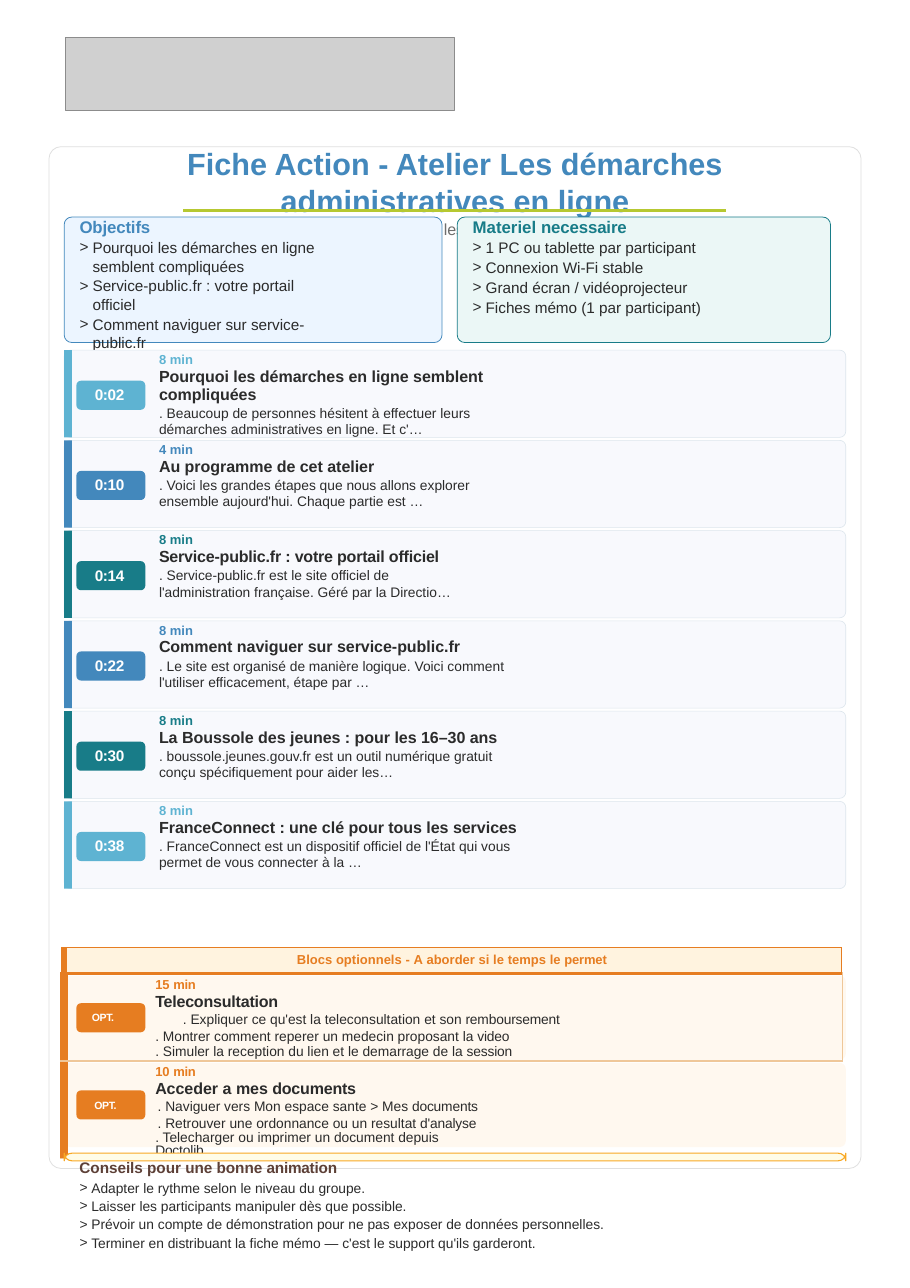
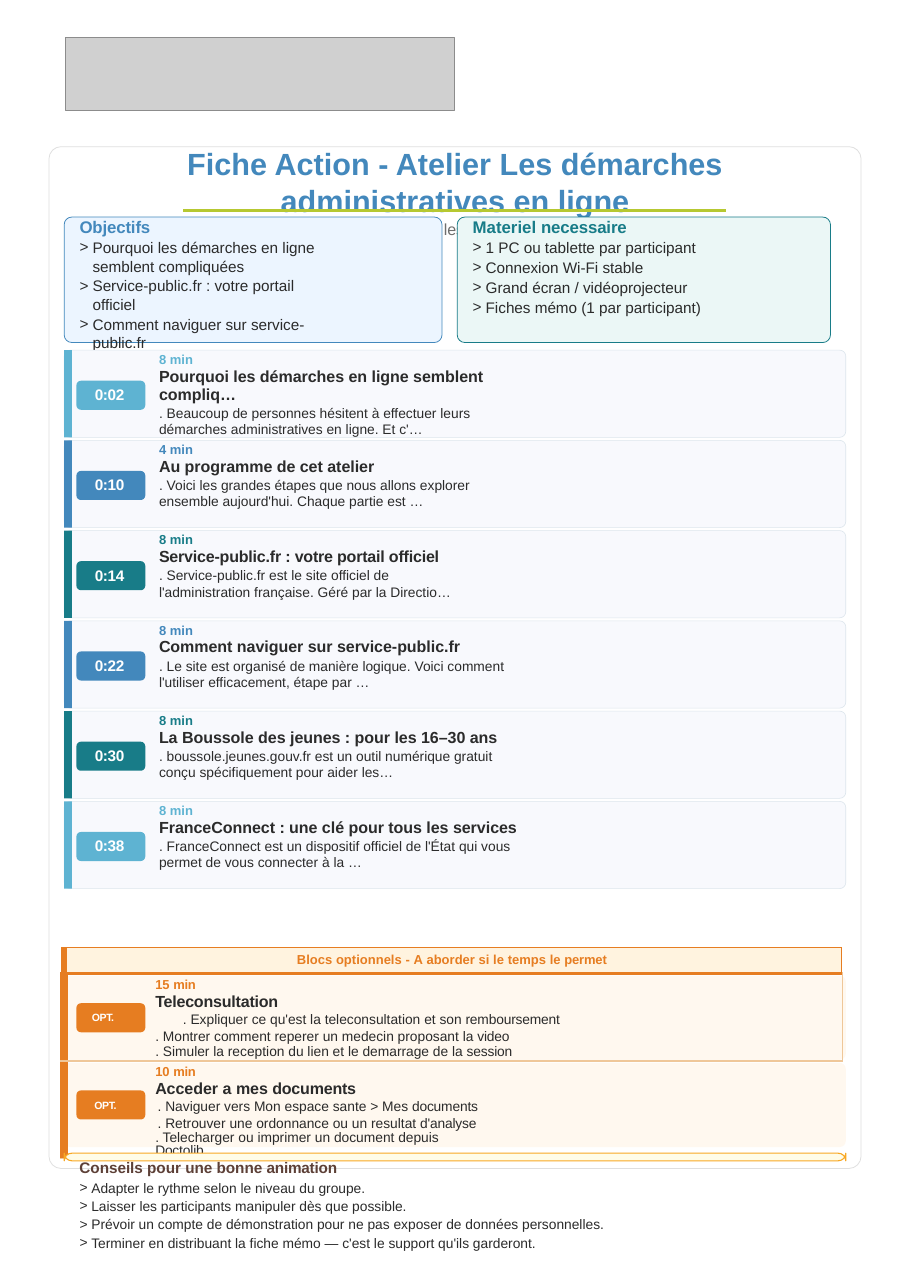
Before and after one commit to maswaddpt47-cmyk/REP_PEDA, a slide deck: slide 1 of assets/fiches/B4-fiche.pptx. Drawn at 910x1288 pixels with LibreOffice and Linux fonts; fonts in the diff are those of the drawing; grey boxes stand for pictures; background and template pictures are left out. Boxes give left, top, right and bottom in pixels: in the first picture for what was removed or moved away, otherwise in the second. Text is boxed around its words. In the diff, an @@ line names an element or a change of style, - is before the commit and + after.

```diff
--- a/assets/fiches/B4-fiche.pptx
+++ b/assets/fiches/B4-fiche.pptx
@@ text at [159,370,483,404]: text changed @@
-Pourquoi les démarches en ligne semblent compliquées
+Pourquoi les démarches en ligne semblent compliq…
```
Also in this commit, not shown: 20 other files.
